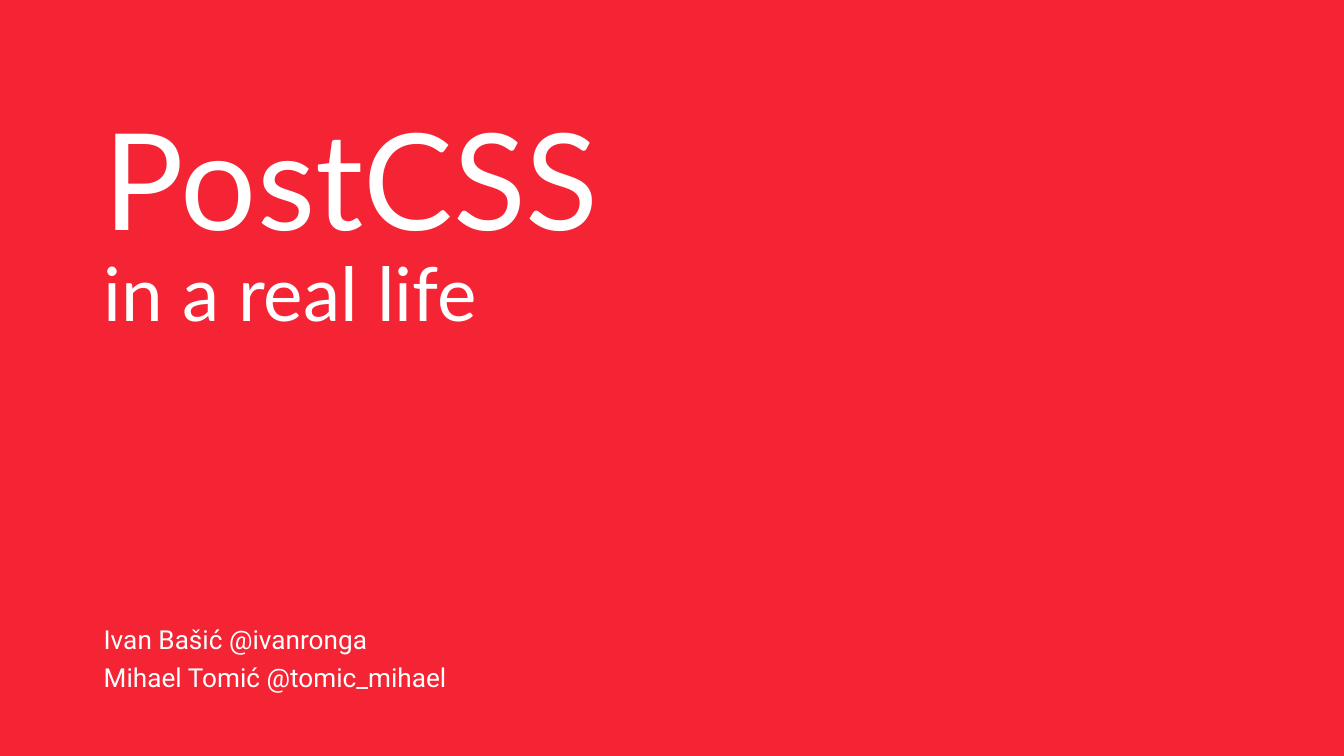
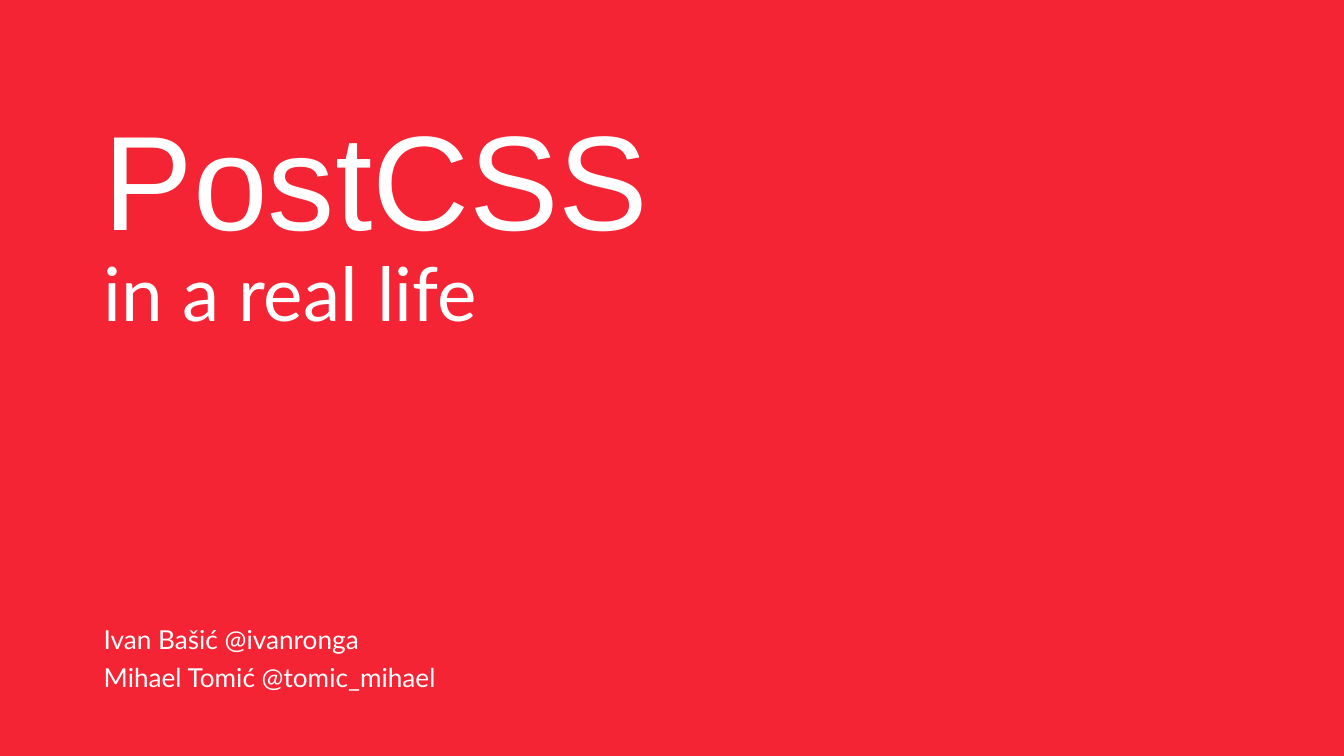
Before and after one commit to mihaeltomic/postcss-presentation, a slide deck: slide 1 of PostCSS.pptx. Drawn at 1344x756 pixels with LibreOffice and Linux fonts; fonts in the diff are those of the drawing; background and template pictures are left out. Boxes give left, top, right and bottom in pixels: in the first picture for what was removed or moved away, otherwise in the second. Text is boxed around its words. In the diff, an @@ line names an element or a change of style, - is before the commit and + after.

Commit message:
Added .ppsx and styling fixes

```diff
--- a/PostCSS.pptx
+++ b/PostCSS.pptx
@@ title "PostCSS" at (x1=104, y1=136, x2=649, y2=232): font Lato to Arial @@
@@ text "Ivan Bašić @ivanronga" at (x1=104, y1=630, x2=436, y2=691): font Roboto to Lato @@
```
Also in this commit, not shown: 8 other slides changed, 9 other files.
